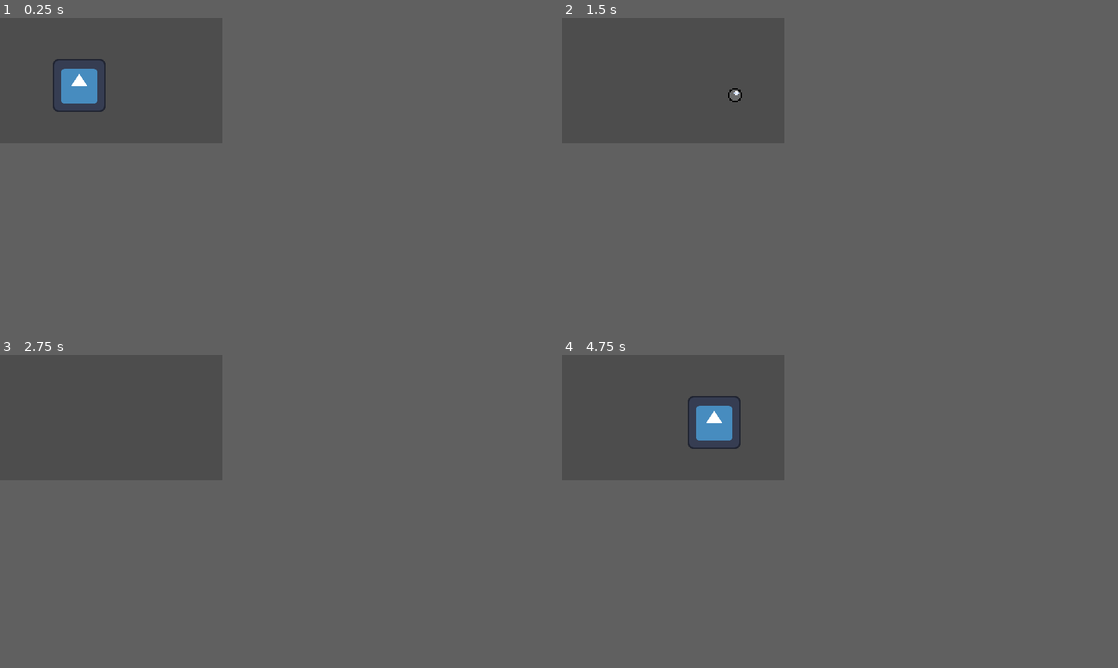
Above: before the commit, frames 1-4 (two rows, left to right).
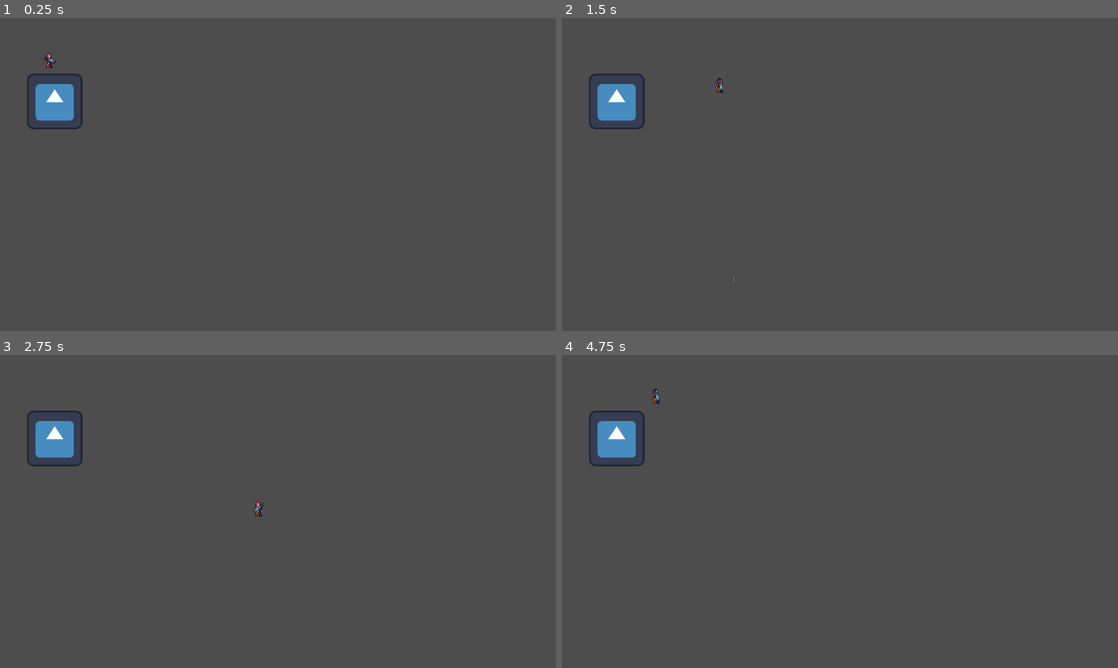
Above: after the commit, the same moments.

Repository: banyaroo26/roguelike
Game: Godot game, scene res://scenes/world/world.tscn
The game is run twice, just before and just after one commit, with the same random seed, the same clock (stepped at 60 frames per second) and the same inputs. Before the commit the project starts from res://scenes/world.tscn. The engine's default icon, where the game draws it, is replaced by a stand-in: a white triangle on a blue panel in a dark square.
Inputs (mouse positions are in pixels of both pictures, inside the frame that each line leads up to):
- Up to frame 1 (0.25 s): no input
- Up to frame 2 (1.5 s): tap Enter at 0.5 s; move the mouse to (723, 74) at 0.52 s; hold D (right) 0.53-1.28 s; click (723, 74) at 0.6 s; move the mouse to (628, 86) at 1.27 s; hold S (down) from 1.28 s (still down); click (628, 86) at 1.35 s
- Up to frame 3 (2.75 s): move the mouse to (133, 389) at 2.02 s; release S (down) at 2.03 s; hold D (right) from 2.03 s (still down); click (133, 389) at 2.1 s
- Up to frame 4 (4.75 s): move the mouse to (662, 442) at 2.77 s; release D (right) at 2.78 s; hold W (up) 2.78-3.53 s; click (662, 442) at 2.85 s; move the mouse to (739, 436) at 3.52 s; hold A (left) from 3.53 s (still down); click (739, 436) at 3.6 s; move the mouse to (606, 398) at 4.27 s; click (606, 398) at 4.35 s
In our replay, the window is 320x180 before the commit and 800x450 after it. These sizes can differ from the game's own. Grey fills any space a smaller window leaves; there, only what the larger window draws over its background counts as a difference.

The runs differ from the first frame. In frame 1, 1.6% of the frame differs, in the area x 4-19%, y 11-36%; in frame 2, 1.2%; in frame 3, 1.1%; in frame 4, 2.0%, in the area x 4-33%, y 10-36%.

Commit message:
implements gun and bullet with user knockback

Diff:
--- a/project.godot
+++ b/project.godot
@@ -18,9 +18,9 @@
 
 [display]
 
-window/size/viewport_width=320
-window/size/viewport_height=180
-window/size/mode=2
+window/size/viewport_width=1280
+window/size/viewport_height=720
+window/size/mode=1
 
 [input]
 
--- a/scenes/bullet.tscn
+++ /dev/null
@@ -1,20 +0,0 @@
-[gd_scene load_steps=4 format=3 uid="uid://67sfyf6wvi76"]
-
-[ext_resource type="Script" uid="uid://dnvfdkpiyatrs" path="res://scripts/bullet.gd" id="1_y25gk"]
-[ext_resource type="Texture2D" uid="uid://b506qicevxhxt" path="res://assets/bullet.png" id="2_l5glv"]
-
-[sub_resource type="CircleShape2D" id="CircleShape2D_7s4qf"]
-radius = 4.1231055
-
-[node name="Bullet" type="CharacterBody2D"]
-position = Vector2(86, 71)
-script = ExtResource("1_y25gk")
-metadata/_edit_group_ = true
-
-[node name="Sprite" type="Sprite2D" parent="."]
-texture_filter = 1
-scale = Vector2(2, 2)
-texture = ExtResource("2_l5glv")
-
-[node name="CollisionShape" type="CollisionShape2D" parent="."]
-shape = SubResource("CircleShape2D_7s4qf")
--- /dev/null
+++ b/scenes/gun/bullet0.tscn
@@ -0,0 +1,12 @@
+[gd_scene load_steps=3 format=3 uid="uid://67sfyf6wvi76"]
+
+[ext_resource type="Script" uid="uid://dnvfdkpiyatrs" path="res://scripts/gun/bullet0.gd" id="1_0mgpm"]
+[ext_resource type="Texture2D" uid="uid://dcocovtd23ygh" path="res://assets/gun0/bullet.png" id="2_iv6dg"]
+
+[node name="Bullet0" type="CharacterBody2D"]
+position = Vector2(86, 71)
+script = ExtResource("1_0mgpm")
+
+[node name="Sprite" type="Sprite2D" parent="."]
+texture_filter = 1
+texture = ExtResource("2_iv6dg")
--- /dev/null
+++ b/scenes/gun/gun0.tscn
@@ -0,0 +1,18 @@
+[gd_scene load_steps=3 format=3 uid="uid://c72ys34v6s0br"]
+
+[ext_resource type="Texture2D" uid="uid://l0qcu570ip3t" path="res://assets/gun0/gun.png" id="1_2srk4"]
+[ext_resource type="Script" uid="uid://bt3klesuesard" path="res://scripts/gun/gun0.gd" id="1_d6m4t"]
+
+[node name="Gun0" type="CharacterBody2D"]
+z_index = 2
+script = ExtResource("1_d6m4t")
+
+[node name="Sprite" type="Sprite2D" parent="."]
+texture_filter = 1
+texture = ExtResource("1_2srk4")
+
+[node name="Marker" type="Marker2D" parent="."]
+position = Vector2(15, -3)
+
+[node name="CooldownTimer" type="Timer" parent="."]
+one_shot = true
--- a/scenes/player.tscn
+++ b/scenes/player/player.tscn
@@ -1,22 +1,28 @@
-[gd_scene load_steps=7 format=3 uid="uid://dftrpkfy22rxb"]
+[gd_scene load_steps=8 format=3 uid="uid://dftrpkfy22rxb"]
 
 [ext_resource type="Script" uid="uid://c522v7i005ncd" path="res://scripts/player/player.gd" id="1_g2els"]
+[ext_resource type="Texture2D" uid="uid://bdt58gk2gjo54" path="res://assets/player0/Idle1.png" id="2_fjrip"]
 [ext_resource type="Script" uid="uid://dohgdh1pdujhm" path="res://scripts/fsm/finite_state_machine.gd" id="2_qhqgy"]
+[ext_resource type="PackedScene" uid="uid://c72ys34v6s0br" path="res://scenes/gun/gun0.tscn" id="3_fjrip"]
 [ext_resource type="Script" uid="uid://ckbeflyi2hhn2" path="res://scripts/player/player_run.gd" id="3_qhqgy"]
 [ext_resource type="Script" uid="uid://bq23wm6wx07r2" path="res://scripts/player/player_idle.gd" id="4_dqkch"]
-[ext_resource type="Texture2D" uid="uid://1d7eexj3bkmg" path="res://icon.svg" id="5_qlg0r"]
 [ext_resource type="Script" uid="uid://bcj5sh11f24xe" path="res://scripts/player/player_attack.gd" id="7_fjrip"]
 
 [node name="Player" type="CharacterBody2D"]
 position = Vector2(114, 97)
 script = ExtResource("1_g2els")
 
+[node name="Weapon" parent="." instance=ExtResource("3_fjrip")]
+
+[node name="Camera" type="Camera2D" parent="."]
+enabled = false
+zoom = Vector2(3, 3)
+
 [node name="Sprite" type="Sprite2D" parent="."]
 texture_filter = 1
-scale = Vector2(0.6, 0.6)
-texture = ExtResource("5_qlg0r")
-
-[node name="Marker" type="Marker2D" parent="."]
+position = Vector2(-1, -6)
+texture = ExtResource("2_fjrip")
+hframes = 7
 
 [node name="FiniteStateMachine" type="Node" parent="." node_paths=PackedStringArray("initial_state")]
 script = ExtResource("2_qhqgy")
@@ -30,7 +36,6 @@
 script = ExtResource("4_dqkch")
 player = NodePath("../..")
 
-[node name="PlayerAttack" type="Node" parent="FiniteStateMachine" node_paths=PackedStringArray("player", "marker")]
+[node name="PlayerAttack" type="Node" parent="FiniteStateMachine" node_paths=PackedStringArray("player")]
 script = ExtResource("7_fjrip")
 player = NodePath("../..")
-marker = NodePath("../../Marker")
--- a/scenes/world.tscn
+++ /dev/null
@@ -1,7 +0,0 @@
-[gd_scene load_steps=2 format=3 uid="uid://dery62qhofpkq"]
-
-[ext_resource type="PackedScene" uid="uid://dftrpkfy22rxb" path="res://scenes/player.tscn" id="1_nnsk1"]
-
-[node name="World" type="Node2D"]
-
-[node name="Player" parent="." instance=ExtResource("1_nnsk1")]
--- /dev/null
+++ b/scenes/world/world.tscn
@@ -0,0 +1,15 @@
+[gd_scene load_steps=3 format=3 uid="uid://dery62qhofpkq"]
+
+[ext_resource type="PackedScene" uid="uid://dftrpkfy22rxb" path="res://scenes/player/player.tscn" id="1_nnsk1"]
+[ext_resource type="Texture2D" uid="uid://1d7eexj3bkmg" path="res://icon.svg" id="2_sl2e5"]
+
+[node name="World" type="Node2D"]
+
+[node name="Player" parent="." instance=ExtResource("1_nnsk1")]
+
+[node name="Area2D" type="Area2D" parent="."]
+
+[node name="Sprite2D" type="Sprite2D" parent="Area2D"]
+texture_filter = 1
+position = Vector2(126, 192)
+texture = ExtResource("2_sl2e5")
--- a/scripts/bullet.gd
+++ /dev/null
@@ -1,12 +0,0 @@
-extends CharacterBody2D
-
-const SPEED = 1000
-var target_position
-
-func _ready():
-	pass
-
-func _physics_process(delta):
-	velocity = target_position * SPEED
-	# velocity += target_positin * SPEED
-	move_and_slide()
--- /dev/null
+++ b/scripts/gun/bullet.gd
@@ -0,0 +1,16 @@
+extends CharacterBody2D
+class_name Bullet
+
+var target_position
+var bullet_speed
+
+func _ready():
+	pass
+
+func _physics_process(delta):
+	# velocity = target_position * bullet_speed
+	velocity += target_position * bullet_speed
+	move_and_slide()
+
+func _process(delta):
+	pass
--- /dev/null
+++ b/scripts/gun/bullet0.gd
@@ -0,0 +1,7 @@
+extends Bullet
+class_name Bullet0
+
+@export var bullet0_speed = 1000
+
+func _ready():
+	bullet_speed = bullet0_speed
--- /dev/null
+++ b/scripts/gun/gun.gd
@@ -0,0 +1,38 @@
+extends CharacterBody2D
+class_name Gun
+
+@onready var user: CharacterBody2D = get_parent()
+@onready var sprite: Sprite2D = get_node("Sprite")
+@onready var marker: Marker2D = $Marker
+@onready var world: Node2D = get_tree().current_scene
+
+var bullet_scene: String
+
+func _ready():
+	pass
+
+func _physics_process(delta):
+	look_at(get_global_mouse_position())
+	rotation_degrees = wrap(rotation_degrees, 0, 360)
+	if rotation_degrees > 90 and rotation < 270:
+		sprite.flip_h = true
+	else:
+		sprite.flip_h = false
+
+func _process(delta):
+	pass
+
+func fire():
+	var bullet = load(bullet_scene).instantiate()
+	var marker_global_pos = marker.global_position
+	var mouse_global_pos  = world.get_global_mouse_position()
+	bullet.position   = marker_global_pos
+	bullet.target_position = (mouse_global_pos - marker_global_pos).normalized()
+	bullet.rotation = rotation
+	world.add_child(bullet)
+
+func knockback(knockback_force):
+	var direction_to_mouse = (world.get_global_mouse_position()
+								- user.global_position).normalized()
+	var opposite_direction = -direction_to_mouse
+	user.global_position += opposite_direction * knockback_force
--- /dev/null
+++ b/scripts/gun/gun0.gd
@@ -0,0 +1,29 @@
+extends Gun
+class_name Gun0
+
+@export var bullet0_scene: String = "res://scenes/gun/bullet0.tscn"
+@onready var cooldown_timer: Timer = $CooldownTimer
+
+var cooldown = 0.5
+var knockback_force = 1
+var can_fire = true
+
+func _ready():
+	cooldown_timer.one_shot = true
+	cooldown_timer.wait_time = 0.0001
+	cooldown_timer.connect("timeout", Callable(self, "_on_cooldown_timer_timeout"))
+
+func fire():
+	print(cooldown_timer.wait_time)
+	if can_fire:
+		# fire the gun
+		bullet_scene = bullet0_scene
+		super.fire()
+		# cool down
+		cooldown_timer.start()
+		can_fire = false
+		# knockback
+		knockback(knockback_force)
+
+func _on_cooldown_timer_timeout():
+	can_fire = true
--- a/scripts/player/player.gd
+++ b/scripts/player/player.gd
@@ -1,6 +1,6 @@
 extends CharacterBody2D
 
-const SPEED = 350
+@export var SPEED = 350
 
 func _ready():
 	pass
--- a/scripts/player/player_attack.gd
+++ b/scripts/player/player_attack.gd
@@ -2,28 +2,11 @@
 class_name PlayerAttack
 
 @export var player: CharacterBody2D
-@export var marker: Marker2D
-
-@onready var world = player.get_parent()
-@onready var bullet_template = preload("res://scenes/bullet.tscn")
-
-var mouse_global_pos
-var marker_global_pos
-
-func shoot():
-	"""
-	Bullets will be shot towards the mouse.
-	target direction = normalize(targe pos - player pos)
-	"""
-	var bullet 		  = bullet_template.instantiate()
-	marker_global_pos = marker.global_position
-	bullet.position   = marker_global_pos
-	mouse_global_pos  = world.get_global_mouse_position()
-	bullet.target_position = (mouse_global_pos - marker_global_pos).normalized()
-	world.add_child(bullet)
 
 func Enter():
-	shoot()
+	var weapon = player.get_node("Weapon")
+	var world = get_tree().current_scene
+	weapon.fire()
 
 func PhysicsProcess(_delta):
 	transition.emit(self, "PlayerIdle")
--- a/scripts/player/player_idle.gd
+++ b/scripts/player/player_idle.gd
@@ -4,7 +4,7 @@
 @export var player: CharacterBody2D
 
 func Enter():
-	pass
+	print("PlayerIdle entered")
 
 func Exit():
 	pass
--- a/scripts/player/player_run.gd
+++ b/scripts/player/player_run.gd
@@ -4,7 +4,7 @@
 @export var player: CharacterBody2D
 
 func Enter():
-	pass
+	print("PlayerRun entered")
 
 func Exit():
 	pass
Binary file removed: assets/bullet.png
Binary file added: assets/gun0/bullet.png
Not shown, added: assets/gun0/bullet.png.import
Binary file added: assets/gun0/gun.png
Not shown, added: assets/gun0/gun.png.import
Not shown, changed: assets/others/reimagined-large-dark.png.import
Binary file added: assets/player0/Idle1.png
Not shown, changed: assets/player0/Idle1.png.import
Not shown, added: scripts/gun/bullet.gd.uid
Renamed: scripts/bullet.gd.uid -> scripts/gun/bullet0.gd.uid
Not shown, added: scripts/gun/gun.gd.uid
Not shown, added: scripts/gun/gun0.gd.uid
(and 3 more such lines)
